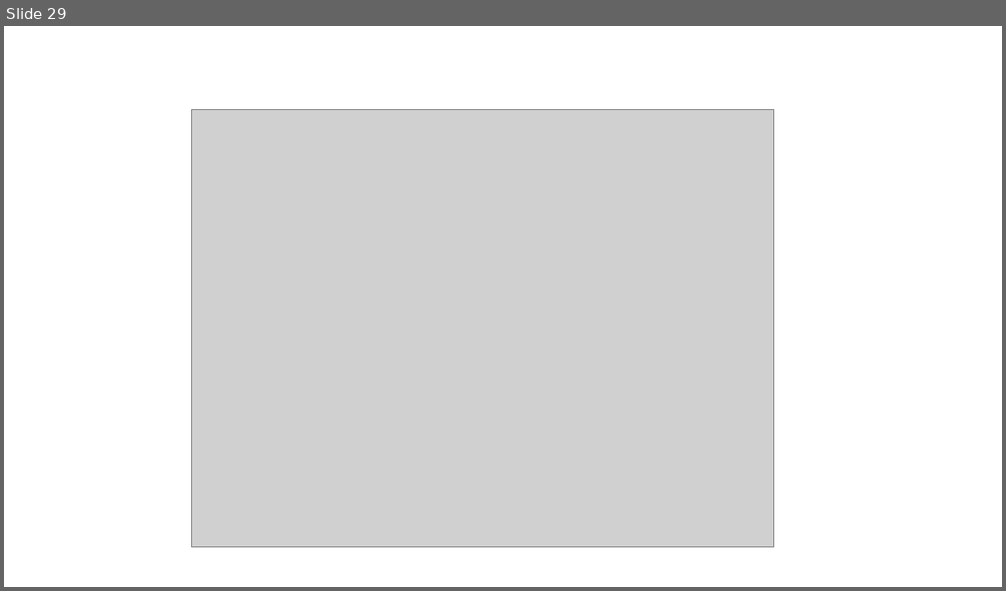
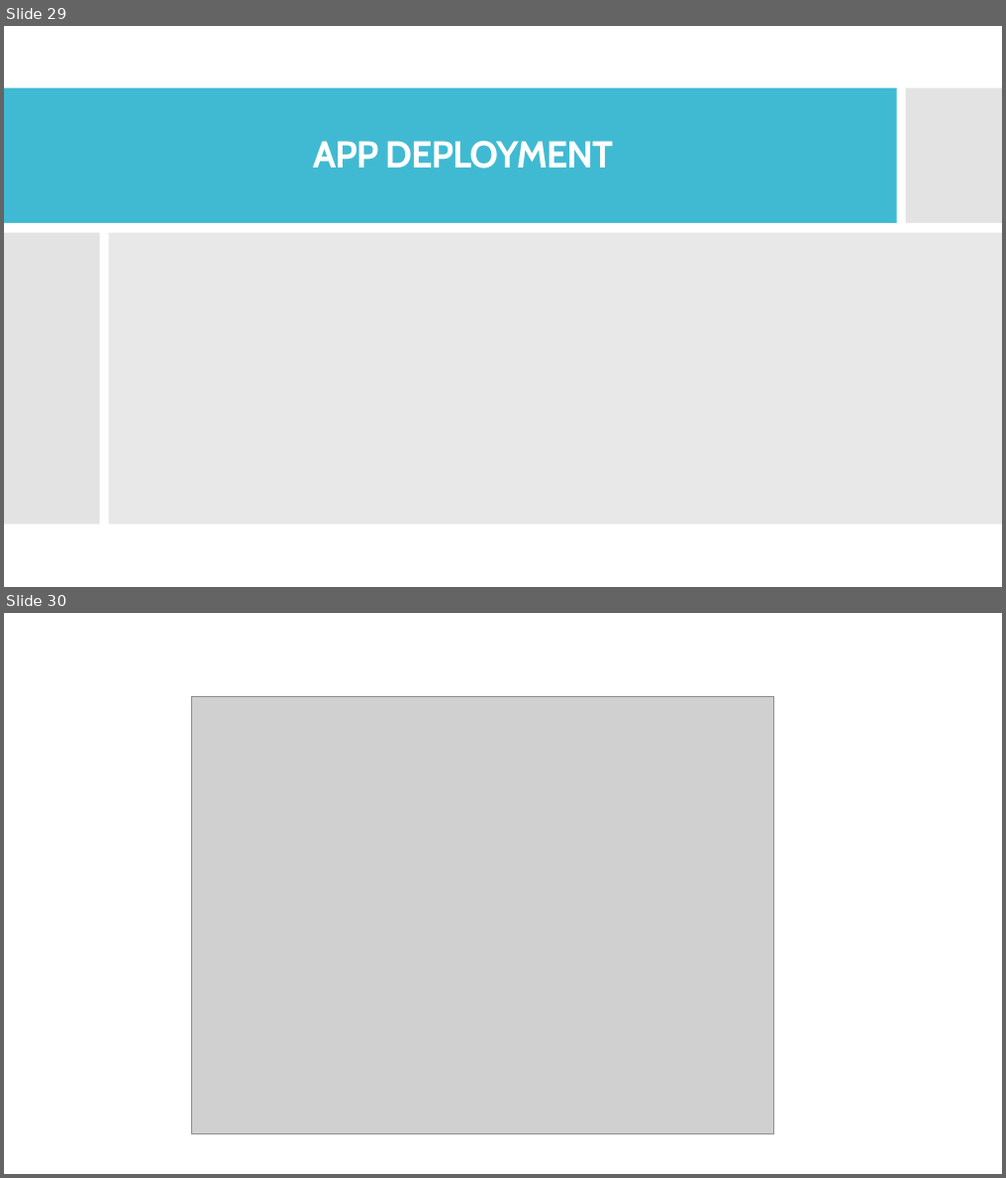
Before and after one commit to wangyang325/CS615Project, a slide deck: Presentation/Personal Library.pptx. Shown one above the other, each under a label of ours: slide 29 before the commit, slides 29 and 30 after it. The pictures are 1006x591 and 1006x1178 pixels, drawn with LibreOffice and Linux fonts; fonts in the diff are those of the drawing; grey boxes stand for pictures. Boxes give left, top, right and bottom in pixels: in the first picture for what was removed or moved away, otherwise in the second. Text is boxed around its words. In the diff, an @@ line names an element or a change of style, - is before the commit and + after.

```diff
--- a/Presentation/Personal Library.pptx
+++ b/Presentation/Personal Library.pptx
@@ slide 29 added at (4, 26, 1002, 587), background #FFFFFF @@
@@ rectangle added at (4, 26, 1002, 587), fill #FFFFFF @@
@@ rectangle added at (4, 88, 286, 525), fill #40BAD2 @@
@@ rectangle added at (4, 88, 897, 224), fill #40BAD2 @@
@@ rectangle added at (906, 88, 1002, 224), fill #C8C8C8 at 50% opacity @@
@@ rectangle added at (971, 88, 1002, 525), fill #C8C8C8 at 50% opacity @@
@@ title added at (313, 141, 613, 169), 36 pt, text #FFFFFF, bold @@
+APP DEPLOYMENT
@@ rectangle added at (4, 233, 100, 525), fill #C8C8C8 at 50% opacity @@
@@ rectangle added at (109, 233, 1002, 525), fill #D9D9D9 at 60% opacity @@
@@ what was slide 29 is now slide 30 @@
```
Also in this commit, not shown: 2 slides changed, 8 other slides added, 8 slides removed.
